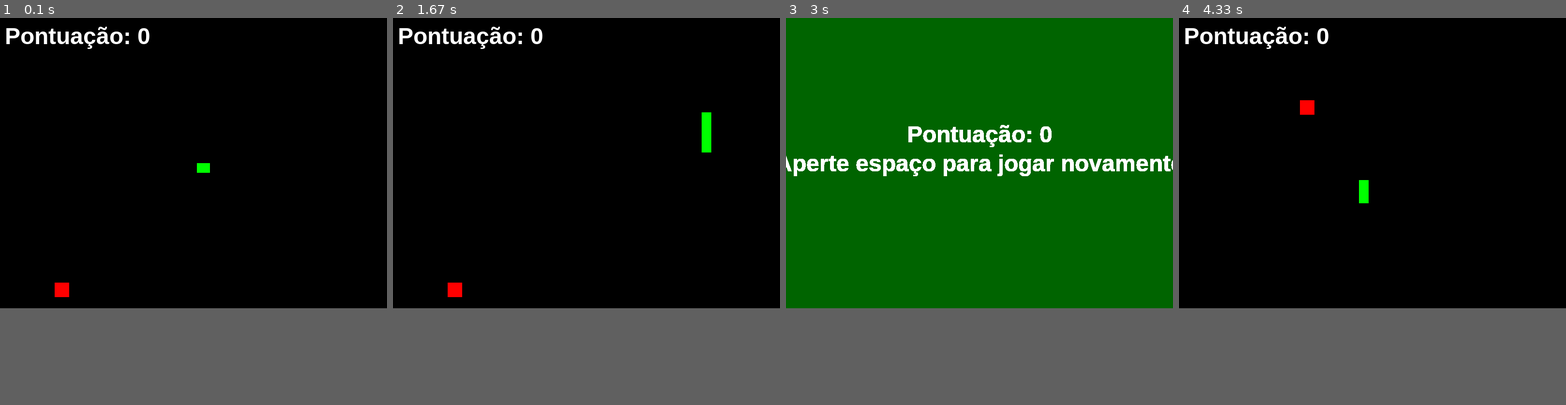
Above: before the commit, frames 1-4 (left to right).
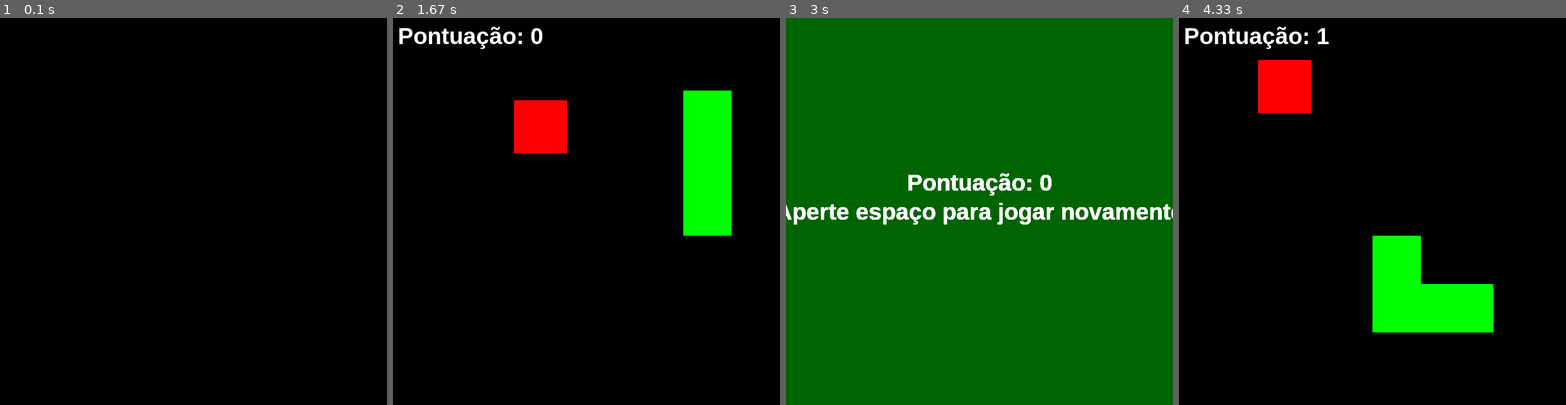
Above: after the commit, the same moments.

Repository: Douglas4GR/Game-Dev-Ideas
Game: pygame game, started from pygame/cobrinha/jogo_da_cobra.py
The game is run twice, just before and just after one commit, with the same random seed, the same clock (stepped at 60 frames per second) and the same inputs.
Inputs:
- Up to frame 1 (0.1 s): no input
- Up to frame 2 (1.67 s): hold D 0.33-0.8 s; tap Space at 0.83 s; hold W 1.17-1.63 s
- Up to frame 3 (3 s): hold D 1.67-2.13 s; tap Space at 2.17 s
- Up to frame 4 (4.33 s): tap Space at 3.07 s; hold S 3.4-3.7 s; hold A 3.73-4.13 s; hold W from 4.17 s (still down)
The window is 800x600 before the commit and 800x800 after it. Grey fills any space a smaller window leaves; there, only what the larger window draws over its background counts as a difference.

The runs differ from the first frame. In frame 1, 0.9% of the frame differs, in the area x 1-55%, y 2-73%; in frame 2, 6.5%; in frame 3, 5.3%; in frame 4, 7.5%, in the area x 20-82%, y 2-82%.

Commit message:
ainda tenho que ajustar o tamanho da cobra, da tela, a velocidade e os frames para otimizar a experiencia

Diff:
--- a/pygame/cobrinha/jogo_da_cobra.py
+++ b/pygame/cobrinha/jogo_da_cobra.py
@@ -12,7 +12,7 @@
 
 
 #TELA DO JOGO
-largura, altura = 800, 600 #tamanho da tela
+largura, altura = 800, 800 #tamanho da tela
 tela = pygame.display.set_mode((largura, altura))
 pygame.display.set_caption("Meu Jogo Pygame")
 relogio = pygame.time.Clock()
@@ -36,7 +36,7 @@
 
 
 #MOVIMENTAÇÃO DA COBRA
-velocidade = 7 #velocidade da cobra
+velocidade = 50 #velocidade da cobra
 x_direcao = velocidade
 y_direcao = 0
 
@@ -62,14 +62,15 @@
         #XY = [x, y]
         #XY[0] = x
         #XY[1] = y
-        pygame.draw.rect(tela, verde, (XY[0], XY[1], 20, 20))
+        # o tamanho abaixo é a área visual da cobra
+        pygame.draw.rect(tela, verde, (XY[0], XY[1], 100, 100))
 
 
 #função que detecta se cobra colidiu com a parede
 def colisao_parede(x_cobra, y_cobra):
-    if x_cobra < 0 or x_cobra > largura - 20:
+    if x_cobra < 0 or x_cobra > largura - 100:
         return True
-    if y_cobra < 0 or y_cobra > altura - 20:
+    if y_cobra < 0 or y_cobra > altura - 100:
         return True
     return False
 
@@ -88,7 +89,7 @@
 #todo jogo deve rodar num loop
 running = True
 while running:
-    relogio.tick(30) #quantidade de frames por segundo
+    relogio.tick(10) #quantidade de frames por segundo
     tela.fill(preto) #preenche a cor de fundo
     mensagem = f'Pontuação: {pontuacao}'
     texto_formatado = fonte.render(mensagem, True, branco) #false é para suavizar as bordas
@@ -128,8 +129,9 @@
     x_cobra += x_direcao
     y_cobra += y_direcao
 
-    cobra = pygame.draw.rect(tela, verde, (x_cobra,y_cobra,20,20)) #os parametros são organizados da seguinte maneira: onde vai ficar, qual cor vai ter, depois em qual posição ele começa (X e Y) e por fim seu tamanho
-    maca = pygame.draw.rect(tela, vermelho, (x_vermelho,y_vermelho,30,30))
+    #o tamanho abaixo é a área fisica da cobra, o espaço que realmente ocupa
+    cobra = pygame.draw.rect(tela, verde, (x_cobra,y_cobra,100,100)) #os parametros são organizados da seguinte maneira: onde vai ficar, qual cor vai ter, depois em qual posição ele começa (X e Y) e por fim seu tamanho
+    maca = pygame.draw.rect(tela, vermelho, (x_vermelho,y_vermelho,110,110))
 
 
     if cobra.colliderect(maca): #se a cobra colidir com a maçã
